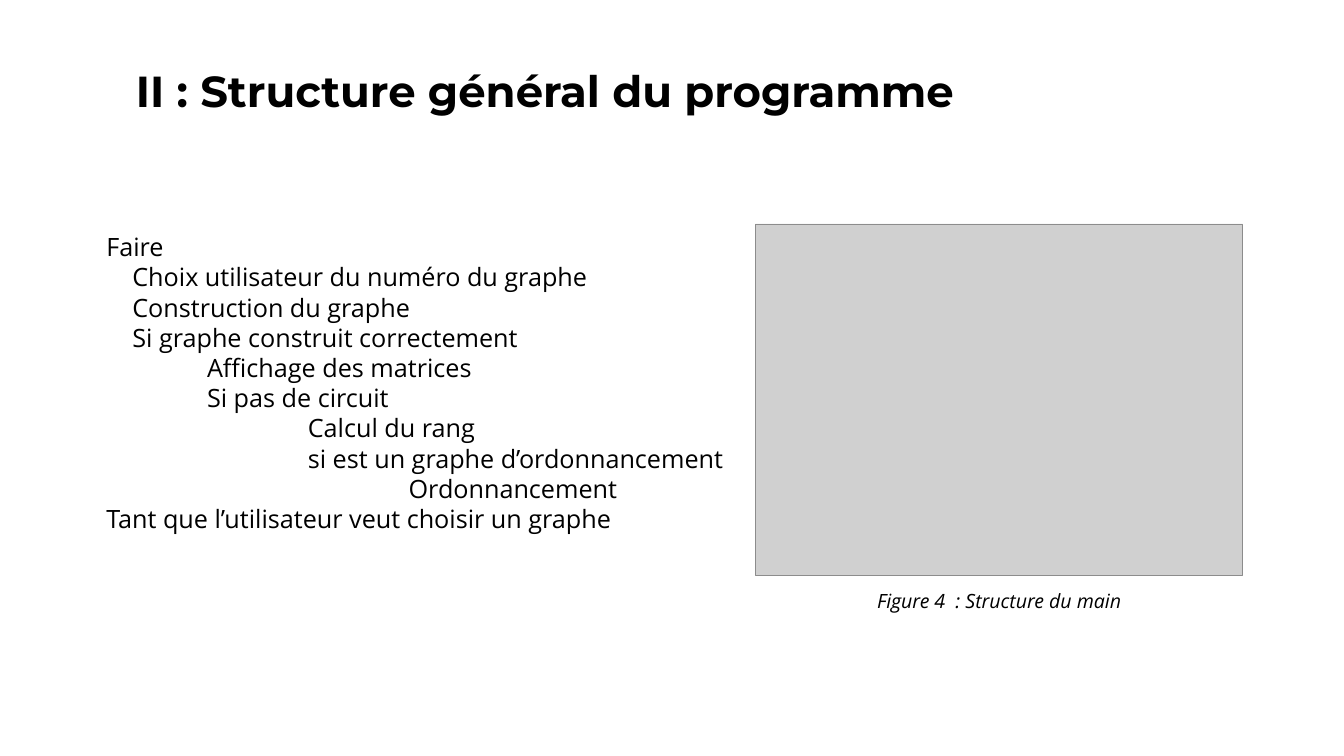
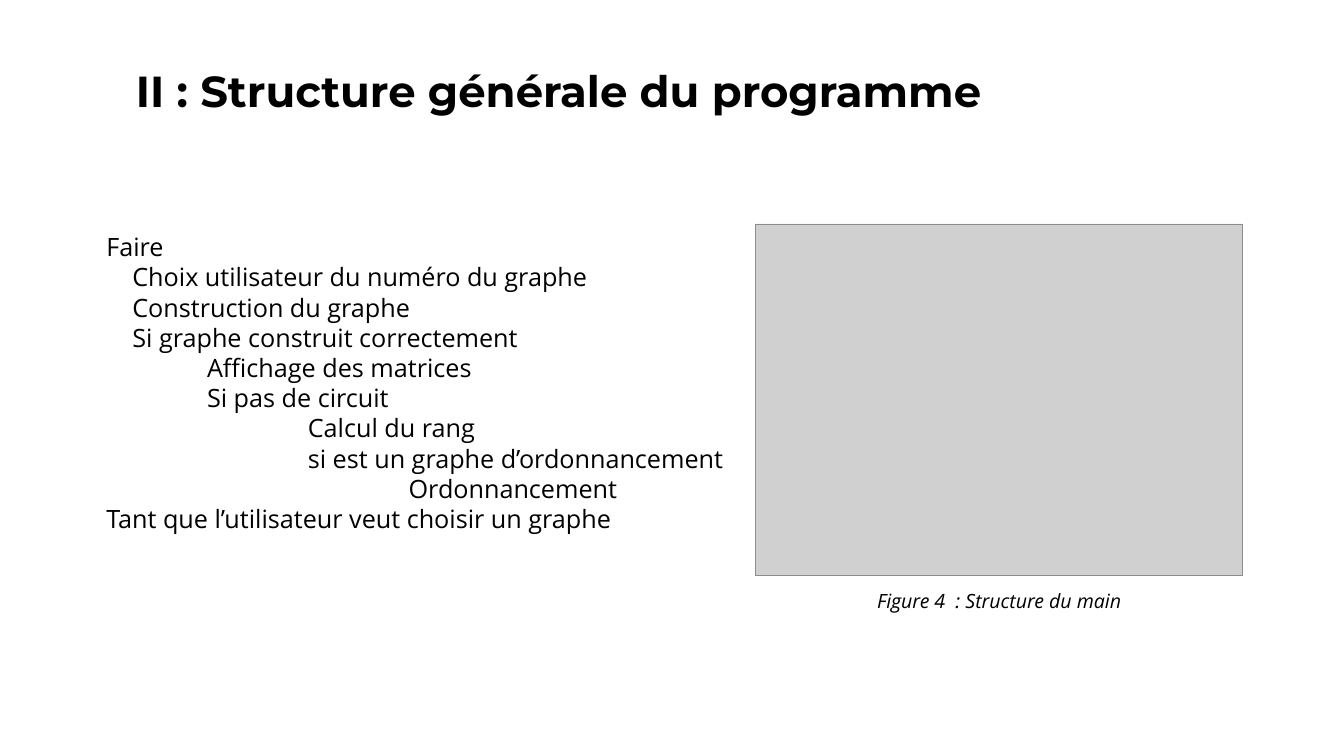
Before and after one commit to vincentdbs/ProjetTheorieDesGraphes, a slide deck: slide 4 of A4_Presentation.pptx. Drawn at 1344x756 pixels with LibreOffice and Linux fonts; fonts in the diff are those of the drawing; grey boxes stand for pictures. Boxes give left, top, right and bottom in pixels: in the first picture for what was removed or moved away, otherwise in the second. Text is boxed around its words. In the diff, an @@ line names an element or a change of style, - is before the commit and + after.

Commit message:
ppt

```diff
--- a/A4_Presentation.pptx
+++ b/A4_Presentation.pptx
@@ text at [136, 74, 981, 116]: text changed @@
-II : Structure général du programme
+II : Structure générale du programme
```
Also in this commit, not shown: 5 other slides changed.
